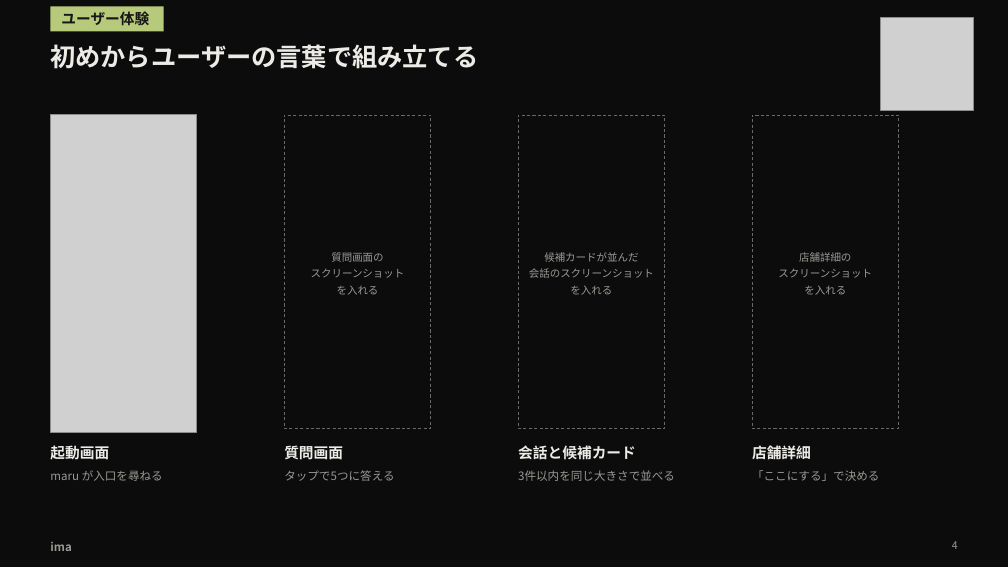
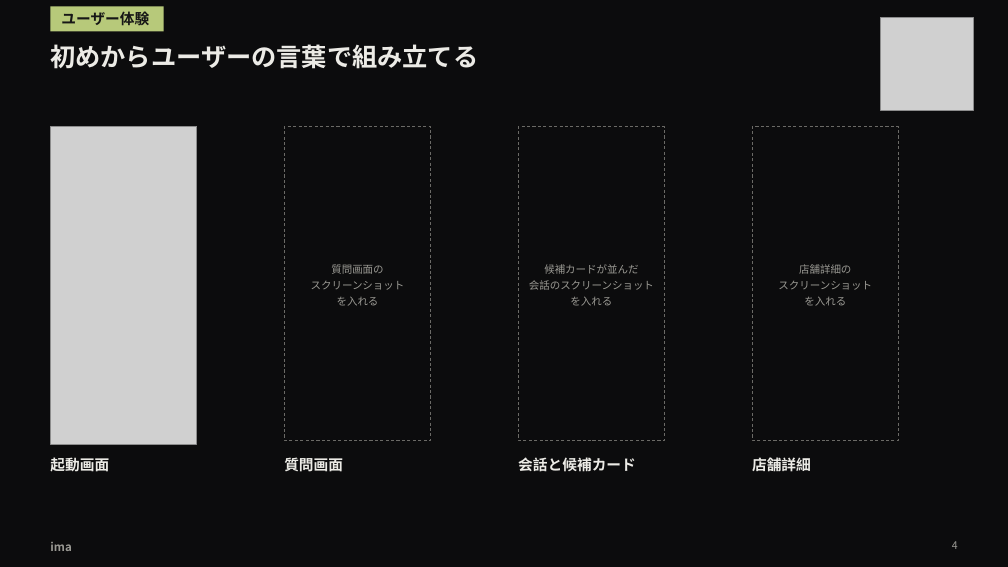
Before and after one commit to takapom/ima-app, a slide deck: slide 5 of docs/pitch/ima-pitch.pptx. Drawn at 1008x567 pixels with LibreOffice and Linux fonts; fonts in the diff are those of the drawing; grey boxes stand for pictures. Boxes give left, top, right and bottom in pixels: in the first picture for what was removed or moved away, otherwise in the second. Text is boxed around its words. In the diff, an @@ line names an element or a change of style, - is before the commit and + after.

```diff
--- a/docs/pitch/ima-pitch.pptx
+++ b/docs/pitch/ima-pitch.pptx
@@ 7 texts, 4 rectangles, 1 picture: place and size @@
-7 texts, 4 rectangles, 1 picture at bbox=[50, 114, 899, 463]
+7 texts, 4 rectangles, 1 picture at bbox=[50, 126, 899, 475]
@@ text removed at bbox=[50, 470, 163, 481] @@
-maru が入口を尋ねる
@@ text removed at bbox=[284, 470, 394, 481] @@
-タップで5つに答える
@@ text removed at bbox=[518, 470, 675, 481] @@
-3件以内を同じ大きさで並べる
@@ text removed at bbox=[752, 470, 879, 481] @@
-「ここにする」で決める
```
Also in this commit, not shown: 3 other slides changed, 3 other files.
